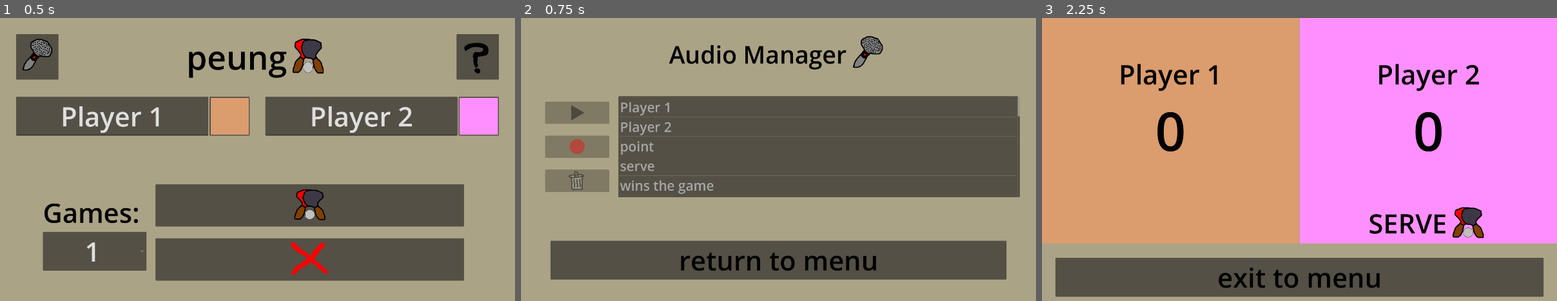
Above: before the commit, frames 1-3 (left to right).
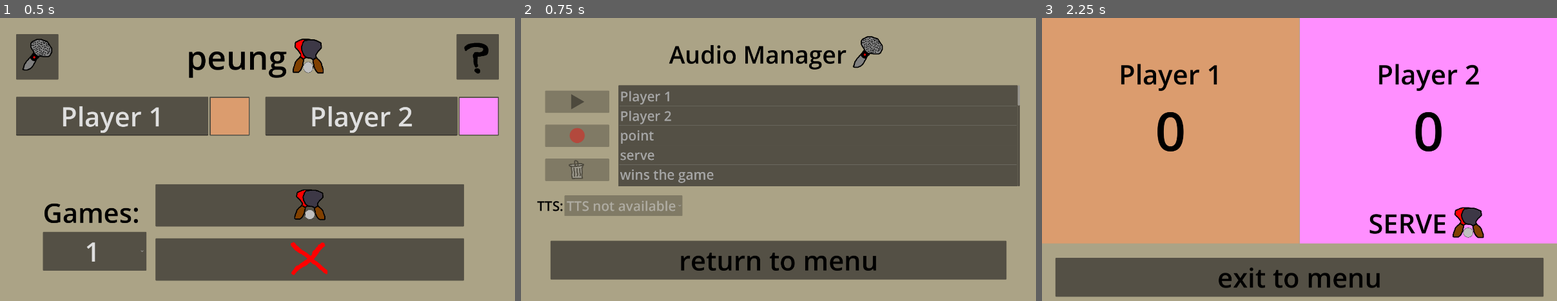
Above: after the commit, the same moments.

Repository: yusufmte/peung-app
Game: Godot game, scene res://scenes/menu.tscn
The game is run twice, just before and just after one commit, with the same random seed, the same clock (stepped at 60 frames per second) and the same inputs.
Inputs (mouse positions are in pixels of both pictures, inside the frame that each line leads up to):
- Up to frame 1 (0.5 s): no input
- Up to frame 2 (0.75 s): click (557, 57) at 0.5 s
- Up to frame 3 (2.25 s): click "return to menu" at 1.25 s; click (1351, 204) at 2 s

Frame 1 is identical in both runs. In frame 2, 12% of the frame differs, in the area x 3-97%, y 23-70%; in frame 3, nothing differs.

Commit message:
enable selection of TTS voice
additionally:
- this adds a settings.cfg file for some persistent settings. right now
  it's just the TTS voice selection.
- this fixes an issue with the sound queue where the queue system breaks
  when TTS is unavailable because "the end of an utterance!" is never
  reached.

Diff:
--- a/scenes/audio_manager.tscn
+++ b/scenes/audio_manager.tscn
@@ -8,6 +8,9 @@
 [ext_resource type="Script" uid="uid://d1h31lqevx5xd" path="res://scripts/record_button.gd" id="4_aoitu"]
 
 [sub_resource type="StyleBoxEmpty" id="StyleBoxEmpty_aoitu"]
+
+[sub_resource type="Theme" id="Theme_njtn3"]
+default_font_size = 50
 
 [sub_resource type="AudioStreamMicrophone" id="AudioStreamMicrophone_m6ggh"]
 
@@ -145,6 +148,25 @@
 item_count = 1
 item_0/text = "example item"
 
+[node name="HBoxContainer" type="HBoxContainer" parent="ColorRect/MarginContainer/VBoxContainer"]
+layout_mode = 2
+
+[node name="Label" type="Label" parent="ColorRect/MarginContainer/VBoxContainer/HBoxContainer"]
+layout_mode = 2
+theme_override_colors/font_color = Color(0, 0, 0, 1)
+theme_override_font_sizes/font_size = 50
+text = "TTS:"
+
+[node name="TTSVoicesDropdown" type="OptionButton" parent="ColorRect/MarginContainer/VBoxContainer/HBoxContainer"]
+unique_name_in_owner = true
+layout_mode = 2
+theme = SubResource("Theme_njtn3")
+theme_override_font_sizes/font_size = 50
+selected = 0
+item_count = 1
+popup/item_0/text = "example item"
+popup/item_0/id = 0
+
 [node name="Spacer2" type="Control" parent="ColorRect/MarginContainer/VBoxContainer"]
 layout_mode = 2
 size_flags_vertical = 3
@@ -180,3 +202,4 @@
 [connection signal="pressed" from="ColorRect/MarginContainer/VBoxContainer/CenterMargin/CenterHBox/ButtonsMargin/ButtonsVBox/RecordButtonMargin/RecordButton" to="." method="_on_record_button_pressed"]
 [connection signal="pressed" from="ColorRect/MarginContainer/VBoxContainer/CenterMargin/CenterHBox/ButtonsMargin/ButtonsVBox/DeleteButtonMargin/DeleteButton" to="." method="_on_delete_button_pressed"]
 [connection signal="item_selected" from="ColorRect/MarginContainer/VBoxContainer/CenterMargin/CenterHBox/ScrollContainer/AudioManagerItemList" to="." method="_on_audio_manager_item_list_item_selected"]
+[connection signal="item_selected" from="ColorRect/MarginContainer/VBoxContainer/HBoxContainer/TTSVoicesDropdown" to="." method="_on_tts_voices_dropdown_item_selected"]
--- a/scripts/audio_manager.gd
+++ b/scripts/audio_manager.gd
@@ -20,6 +20,22 @@
 		item_list.add_item(key)
 
 	DirAccess.make_dir_absolute(Global.sounds_dir)
+
+	%TTSVoicesDropdown.clear()
+	var voices = DisplayServer.tts_get_voices_for_language("en")
+	if not voices.is_empty():
+		var selected_index : int = 0
+		var selected_voice : String = Global.get_tts_voice()
+		for i in voices.size():
+			%TTSVoicesDropdown.add_item(voices[i])
+			if voices[i] == selected_voice:
+				selected_index = i
+		%TTSVoicesDropdown.select(selected_index)
+	else:
+		%TTSVoicesDropdown.add_item("TTS not available", 0)
+		%TTSVoicesDropdown.select(0)
+		%TTSVoicesDropdown.disabled = true
+		Global.set_and_save_tts_voice("")
 
 	_update_buttons_enabledness()
 	set_status_text("")
@@ -49,7 +65,6 @@
 			set_status_text("Saved custom override for %s" % sound_key)
 		else:
 			set_status_text("Error: Unable to save custom override for %s" % sound_key)
-			print(err)
 	else:
 		mic.play()
 		recording_effect.set_recording_active(true)
@@ -106,3 +121,12 @@
 	else:
 		set_status_text("Error: Unable to delete custom override for %s" % sound_key)
 	_update_buttons_enabledness()
+
+
+func _on_tts_voices_dropdown_item_selected(index: int) -> void:
+	var voice : String = %TTSVoicesDropdown.get_item_text(
+		%TTSVoicesDropdown.get_item_index(
+			%TTSVoicesDropdown.get_selected_id()
+		)
+	)
+	Global.set_and_save_tts_voice(voice)
--- a/scripts/global.gd
+++ b/scripts/global.gd
@@ -10,7 +10,8 @@
 var num_games_index = 0
 var num_games = 1
 var sounds_dir = "user://sounds"
-var tts_voice = null
+var settings_filepath = "user://settings.cfg"
+var _tts_voice = null
 
 var _base_sound_keys : Array[String] = [
 	"point",
@@ -27,11 +28,40 @@
 ]
 
 func _ready() -> void:
-	var voices = DisplayServer.tts_get_voices_for_language("en")
-	if voices.size() > 0:
-		tts_voice = voices[0]
-	else:
-		push_warning("TTS unavailable!")
+	_tts_voice = get_tts_voice()
+
+## Get the selected TTS voice by taking the global variable first,
+## then if it's not initialized proceeding as follows:
+## first take what's saved in config if there is a non-"" setting,
+## fall back to taking the first voice if one is available,
+## and finally fall back to "", which indicates that TTS is not available.
+func get_tts_voice() -> String:
+	if _tts_voice != null:
+		return _tts_voice
+
+	var voice : String = ""
+	var cfg = ConfigFile.new()
+	if (cfg.load(settings_filepath) == OK):
+		voice = cfg.get_value("TTS", "voice", "")
+	if voice == "":
+		var voices = DisplayServer.tts_get_voices_for_language("en")
+		if voices.size() > 0:
+			voice = voices[0]
+
+	return voice
+
+## Set the tts voice to be used, and also save the selection to the persistent conig.
+func set_and_save_tts_voice(voice : String) -> void:
+	_tts_voice = voice
+	var cfg = ConfigFile.new()
+	cfg.load(settings_filepath) # a no-op if the config file is missing, no problem
+	cfg.set_value("TTS", "voice", voice)
+	cfg.save(settings_filepath)
+
+## Whether a tts voice is available for use. If this is false then TTS will not work
+## and the "end of an utterance!" will never come.
+func tts_is_available() -> bool:
+	return _tts_voice is String and _tts_voice != ""
 
 ## Keys that can be used to identify audio clips.
 ## This includes the currently set player names, as well as some numbers up
@@ -81,10 +111,7 @@
 		return ResourceLoader.load(res_path) as AudioStreamWAV
 	return null
 
-## Attempt to use system TTS to speak some text
+## Use system TTS to speak some text, doing nothing if TTS is unavailable
 func speak_tts(text : String) -> void:
-	if tts_voice == null:
-		push_warning("TTS unavailable; cannot speak '%s'" % text)
-		return
-
-	DisplayServer.tts_speak(text, tts_voice)
+	if tts_is_available():
+		DisplayServer.tts_speak(text, _tts_voice)
--- a/scripts/match.gd
+++ b/scripts/match.gd
@@ -211,6 +211,13 @@
 
 ## Queue the playing of a sound which is specified by sound key
 func queue_sound(key:String) -> void:
+
+	# Do not queue anything if TTS would be needed but TTS is unavailable,
+	# otherwise an item would get stuck in the queue and never count as played
+	var sound_resource_is_available : bool = sounds_dict.has(key) and sounds_dict[key] is AudioStreamWAV
+	if (not sound_resource_is_available) and (not Global.tts_is_available()):
+		return
+
 	if not sound_currently_playing:
 		sound_currently_playing = true
 		play_sound(key)
Not shown: 1 places in scenes/audio_manager.tscn that only renumber resources
